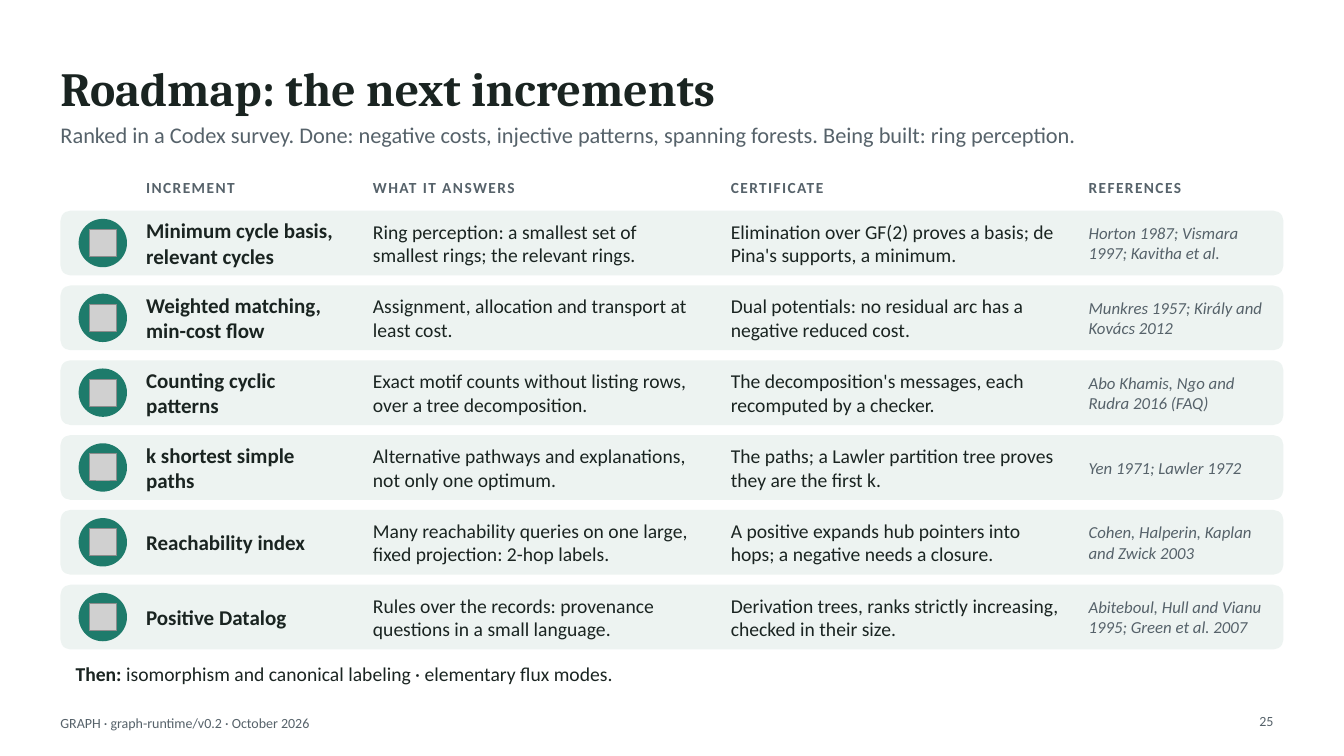
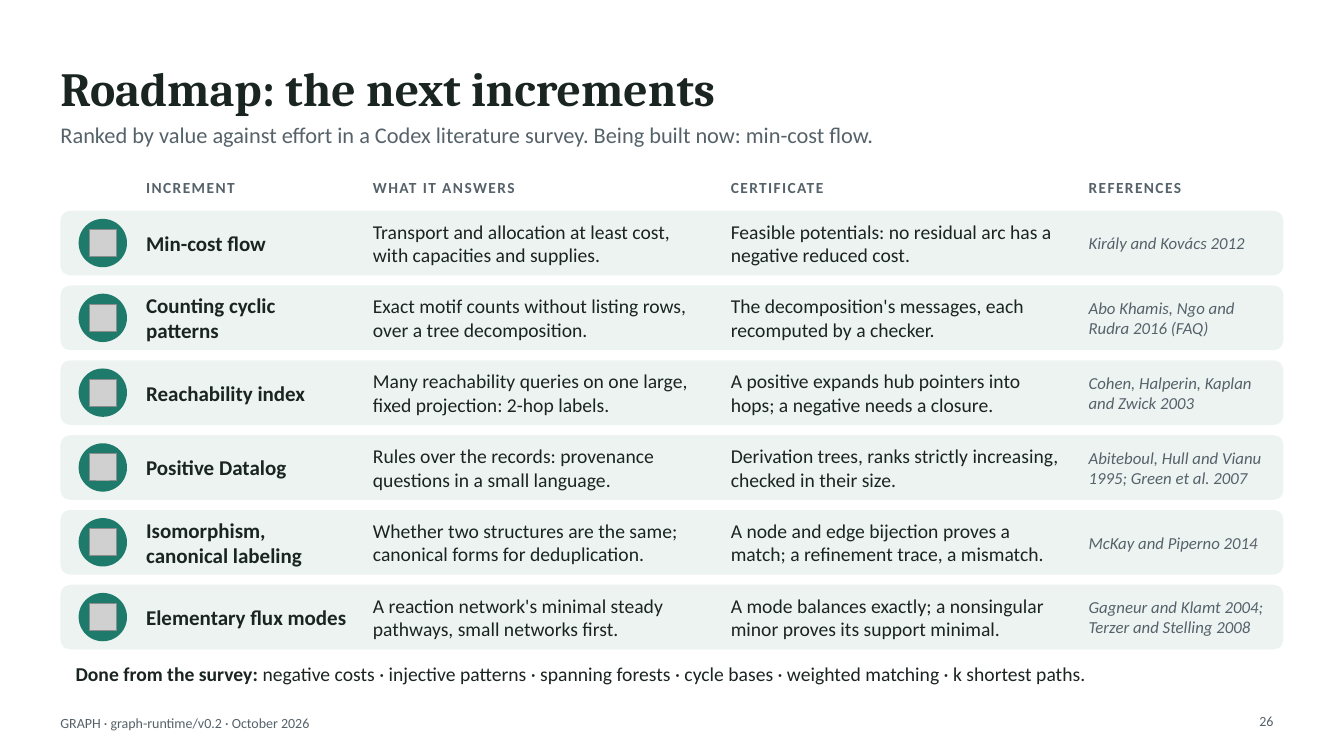
Before and after one commit to hlxin/graph, a slide deck: slide 26 of docs/GRAPH_slides.pptx (slide 25 before the commit). Drawn at 1344x756 pixels with LibreOffice and Linux fonts; fonts in the diff are those of the drawing; grey boxes stand for pictures. Boxes give left, top, right and bottom in pixels: in the first picture for what was removed or moved away, otherwise in the second. Text is boxed around its words. In the diff, an @@ line names an element or a change of style, - is before the commit and + after.

```diff
--- a/docs/GRAPH_slides.pptx
+++ b/docs/GRAPH_slides.pptx
@@ text at bbox=[60, 127, 873, 147]: text changed @@
-Ranked in a Codex survey. Done: negative costs, injective patterns, spanning forests. Being built: ring perception.
+Ranked by value against effort in a Codex literature survey. Being built now: min-cost flow.
@@ text at bbox=[146, 236, 266, 251]: text changed @@
-Minimum cycle basis, relevant cycles
+Min-cost flow
@@ text at bbox=[373, 225, 669, 265]: text changed @@
-Ring perception: a smallest set of smallest rings; the relevant rings.
+Transport and allocation at least cost, with capacities and supplies.
@@ text at bbox=[731, 225, 1051, 266]: text changed @@
-Elimination over GF(2) proves a basis; de Pina's supports, a minimum.
+Feasible potentials: no residual arc has a negative reduced cost.
@@ text at bbox=[1089, 237, 1245, 252]: text changed @@
-Horton 1987; Vismara 1997; Kavitha et al.
+Király and Kovács 2012
@@ text removed at bbox=[146, 298, 321, 338] @@
-Weighted matching, min-cost flow
@@ text removed at bbox=[373, 299, 687, 337] @@
-Assignment, allocation and transport at least cost.
@@ text removed at bbox=[731, 299, 1023, 341] @@
-Dual potentials: no residual arc has a negative reduced cost.
@@ 4 texts: place and size @@
-4 texts at bbox=[146, 373, 1235, 417]
+4 texts at bbox=[146, 298, 1235, 342]
@@ text removed at bbox=[1089, 302, 1262, 334] @@
-Munkres 1957; Király and Kovács 2012
@@ text added at bbox=[146, 386, 306, 405], 15 pt, text #1A2421, bold @@
+Reachability index
@@ text added at bbox=[373, 374, 687, 416], 14 pt, text #1A2421 @@
+Many reachability queries on one large, fixed projection: 2-hop labels.
@@ text added at bbox=[731, 374, 1020, 416], 14 pt, text #1A2421 @@
+A positive expands hub pointers into hops; a negative needs a closure.
@@ text added at bbox=[1089, 377, 1252, 409], 12 pt, text #56626A, italic @@
+Cohen, Halperin, Kaplan and Zwick 2003
@@ text at bbox=[373, 449, 654, 491]: text changed @@
-Alternative pathways and explanations, not only one optimum.
+Rules over the records: provenance questions in a small language.
@@ text at bbox=[731, 449, 1059, 487]: text changed @@
-The paths; a Lawler partition tree proves they are the first k.
+Derivation trees, ranks strictly increasing, checked in their size.
@@ text at bbox=[146, 460, 286, 479]: text changed @@
-k shortest simple paths
+Positive Datalog
@@ text at bbox=[1089, 452, 1261, 486]: text changed @@
-Yen 1971; Lawler 1972
+Abiteboul, Hull and Vianu 1995; Green et al. 2007
@@ text at bbox=[146, 523, 302, 567]: text changed @@
-Reachability index
+Isomorphism, canonical labeling
@@ text at bbox=[373, 524, 677, 564]: text changed @@
-Many reachability queries on one large, fixed projection: 2-hop labels.
+Whether two structures are the same; canonical forms for deduplication.
@@ text at bbox=[731, 524, 1044, 564]: text changed @@
-A positive expands hub pointers into hops; a negative needs a closure.
+A node and edge bijection proves a match; a refinement trace, a mismatch.
@@ text at bbox=[1089, 537, 1258, 552]: text changed @@
-Cohen, Halperin, Kaplan and Zwick 2003
+McKay and Piperno 2014
@@ text at bbox=[373, 599, 663, 639]: text changed @@
-Rules over the records: provenance questions in a small language.
+A reaction network's minimal steady pathways, small networks first.
@@ text at bbox=[731, 599, 1044, 639]: text changed @@
-Derivation trees, ranks strictly increasing, checked in their size.
+A mode balances exactly; a nonsingular minor proves its support minimal.
@@ text at bbox=[146, 610, 347, 629]: text changed @@
-Positive Datalog
+Elementary flux modes
@@ text at bbox=[1089, 601, 1263, 636]: text changed @@
-Abiteboul, Hull and Vianu 1995; Green et al. 2007
+Gagneur and Klamt 2004; Terzer and Stelling 2008
@@ text at bbox=[76, 667, 1085, 685]: text changed @@
-Then: isomorphism and canonical labeling · elementary flux modes.
+Done from the survey: negative costs · injective patterns · spanning forests · cycle bases · weighted matching · k shortest paths.
```
Also in this commit, not shown: 10 other slides changed, 1 slide added, 3 other files.
